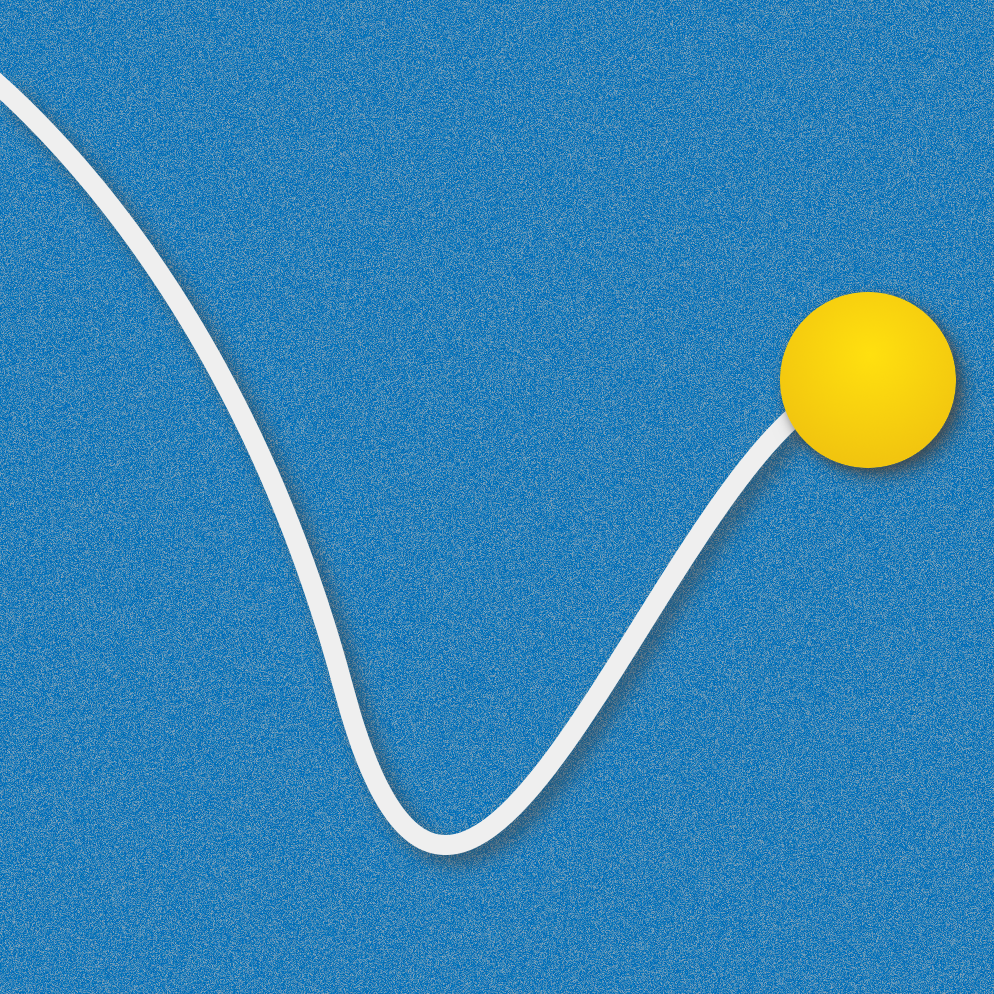
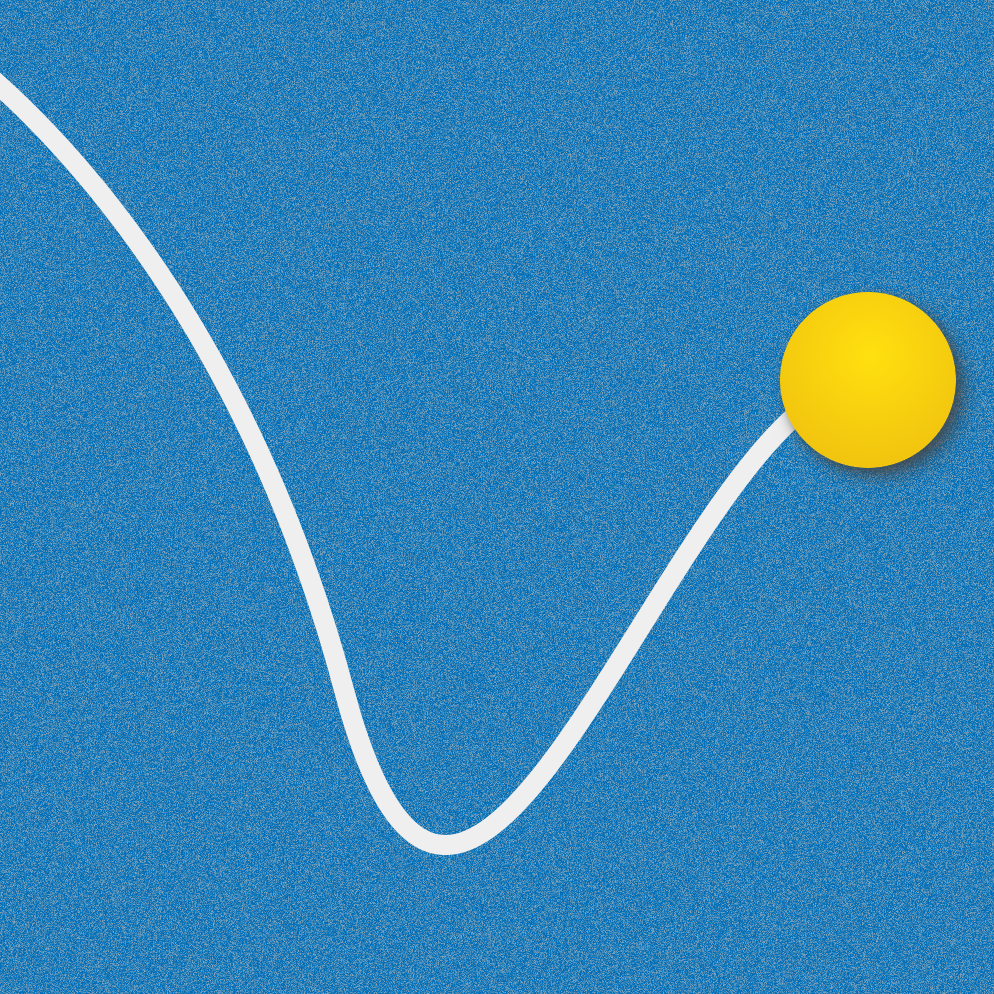
Before/after of a 994 × 994 layered artwork. What changed in the layer stack:
removed layer "Drop Shadow #2" (was 60%) over [0,73,814,881]
